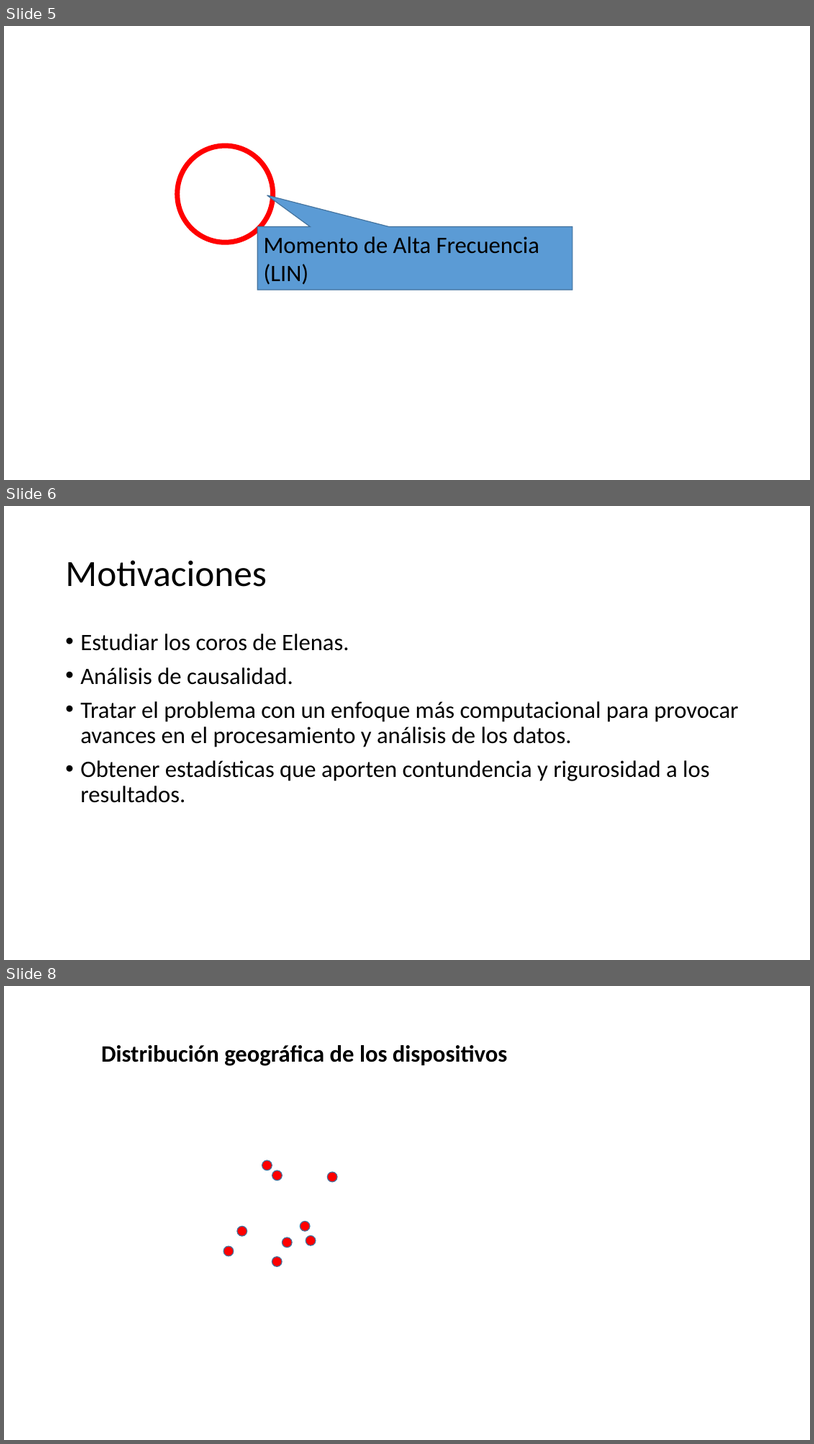
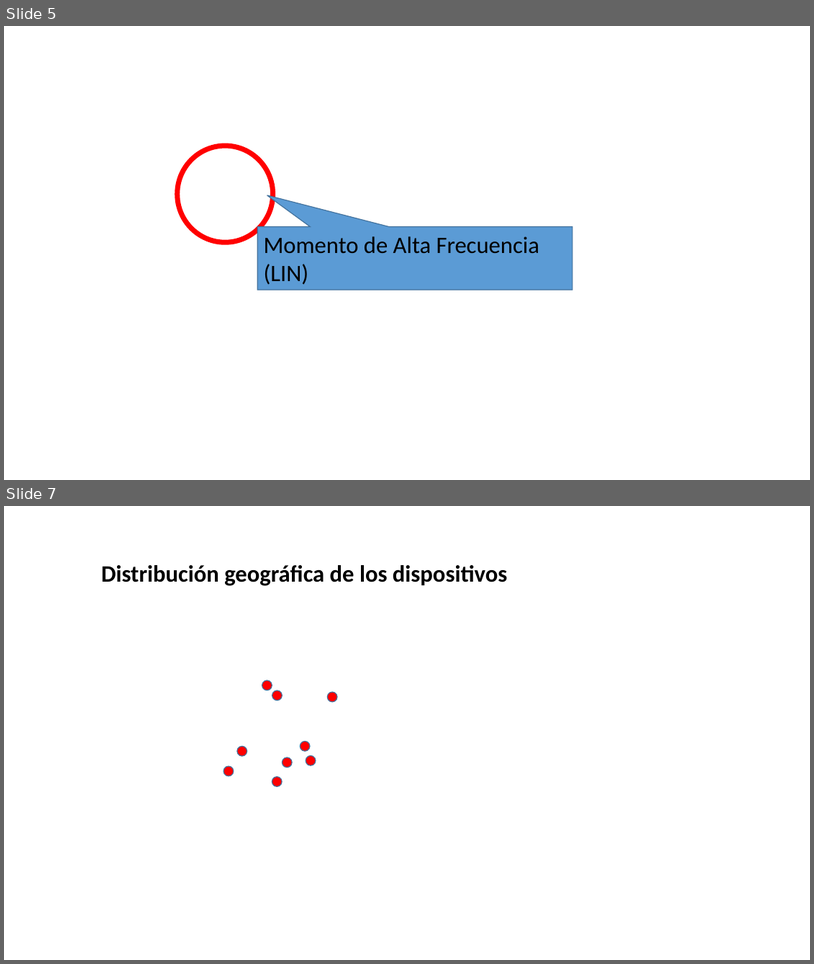
Before and after one commit to DanielMPMatCom/Identifying-Colines.-JCE-MatCom, a slide deck: presentation/Presentation.pptx. Shown one above the other, each under a label of ours: slides 5, 6 and 8 before the commit, slides 5 and 7 after it; the slides between them are not shown. The pictures are 814x1444 and 814x964 pixels, drawn with LibreOffice and Linux fonts; fonts in the diff are those of the drawing; background and template pictures are left out. Boxes give left, top, right and bottom in pixels: in the first picture for what was removed or moved away, otherwise in the second. Text is boxed around its words. In the diff, an @@ line names an element or a change of style, - is before the commit and + after.

```diff
--- a/presentation/Presentation.pptx
+++ b/presentation/Presentation.pptx
@@ slide 6 removed at [4, 506, 810, 960], background #FFFFFF @@
@@ title removed at [65, 560, 267, 587] @@
-Motivaciones
@@ text removed at [80, 633, 738, 803] @@
-• Estudiar los coros de Elenas.
-• Análisis de causalidad.
-• Tratar el problema con un enfoque más computacional para provocar avances en el procesamiento y análisis de los datos.
-• Obtener estadísticas que aporten contundencia y rigurosidad a los resultados.
@@ what was slide 8 is now slide 7 @@
```
Also in this commit, not shown: 5 slides changed, 4 slides added, 5 other slides removed, 8 other files.
